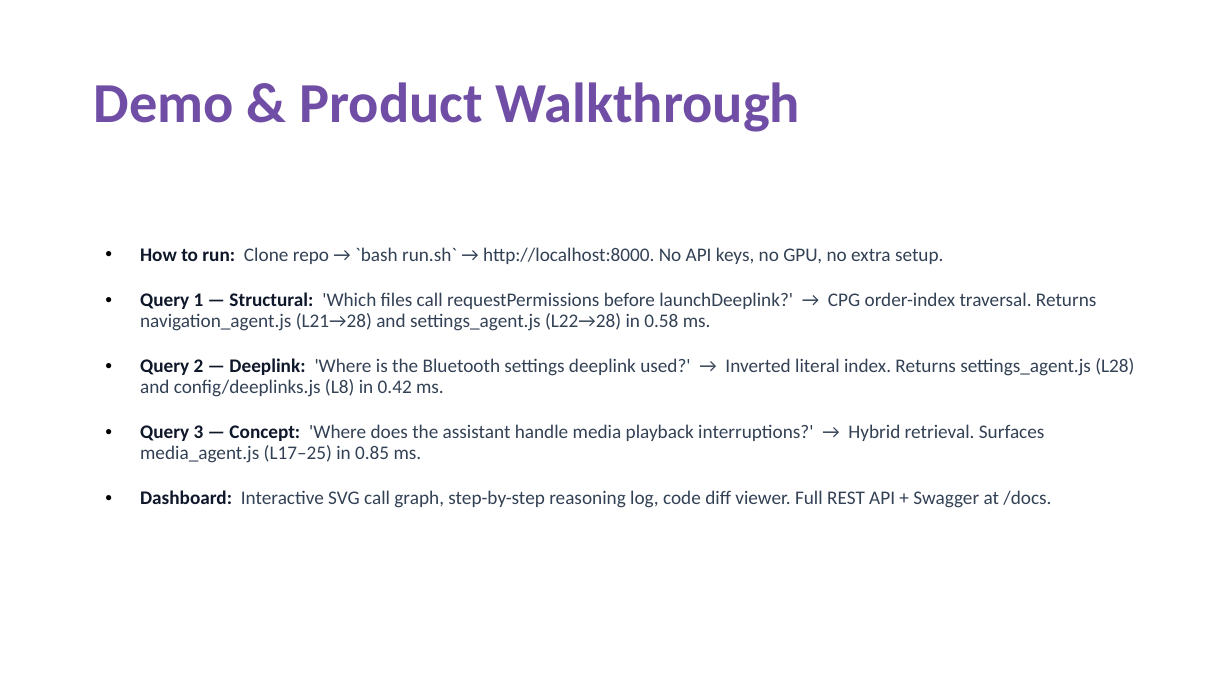
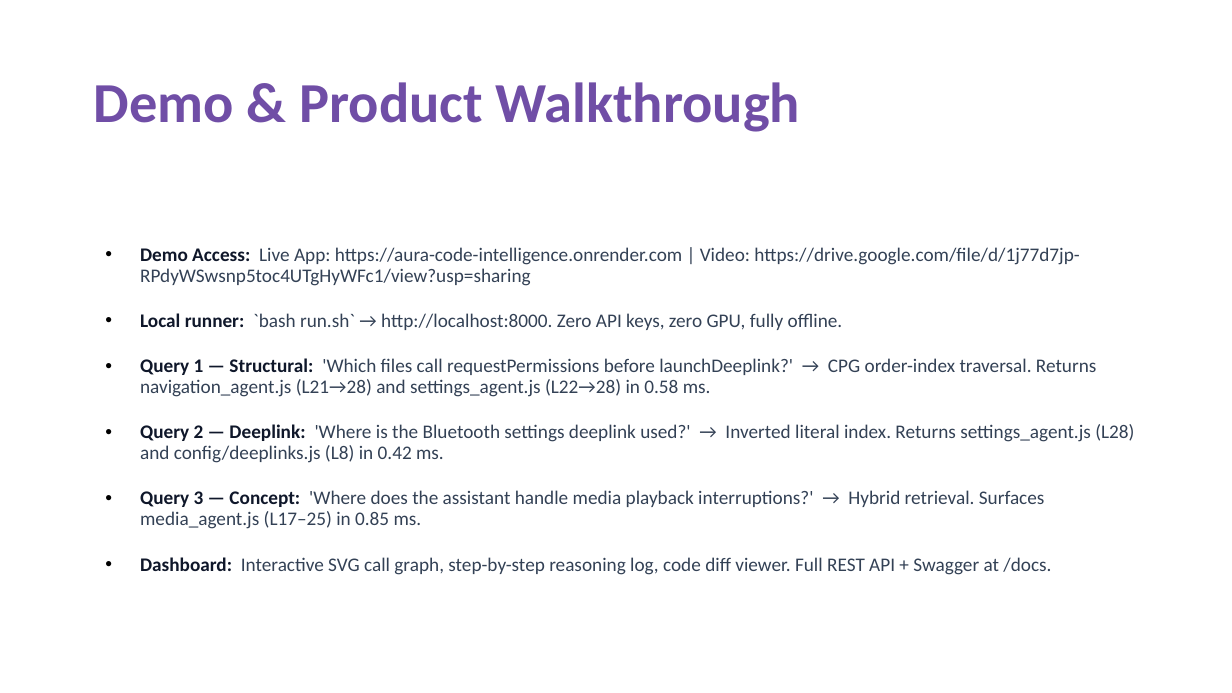
Before and after one commit to AadityaBansal01/aura-code-intelligence, a slide deck: slide 5 of Thapar_TeamAURA_Submission.pptx. Drawn at 1232x693 pixels with LibreOffice and Linux fonts; fonts in the diff are those of the drawing. Boxes give left, top, right and bottom in pixels: in the first picture for what was removed or moved away, otherwise in the second. Text is boxed around its words. In the diff, an @@ line names an element or a change of style, - is before the commit and + after.

Commit message:
docs & submission: add recorded demo video link, update team roster, and refresh PPT slides

```diff
--- a/Thapar_TeamAURA_Submission.pptx
+++ b/Thapar_TeamAURA_Submission.pptx
@@ text at (140,247,1079,330): text changed @@
-• How to run: Clone repo → `bash run.sh` → http://localhost:8000. No API keys, no GPU, no extra setup.
+• Demo Access: Live App: https://aura-code-intelligence.onrender.com | Video: https://drive.google.com/file/d/1j77d7jp-RPdyWSwsnp5toc4UTgHyWFc1/view?usp=sharing
+• Local runner: `bash run.sh` → http://localhost:8000. Zero API keys, zero GPU, fully offline.
```
Also in this commit, not shown: 1 other slide changed, 6 other files.
